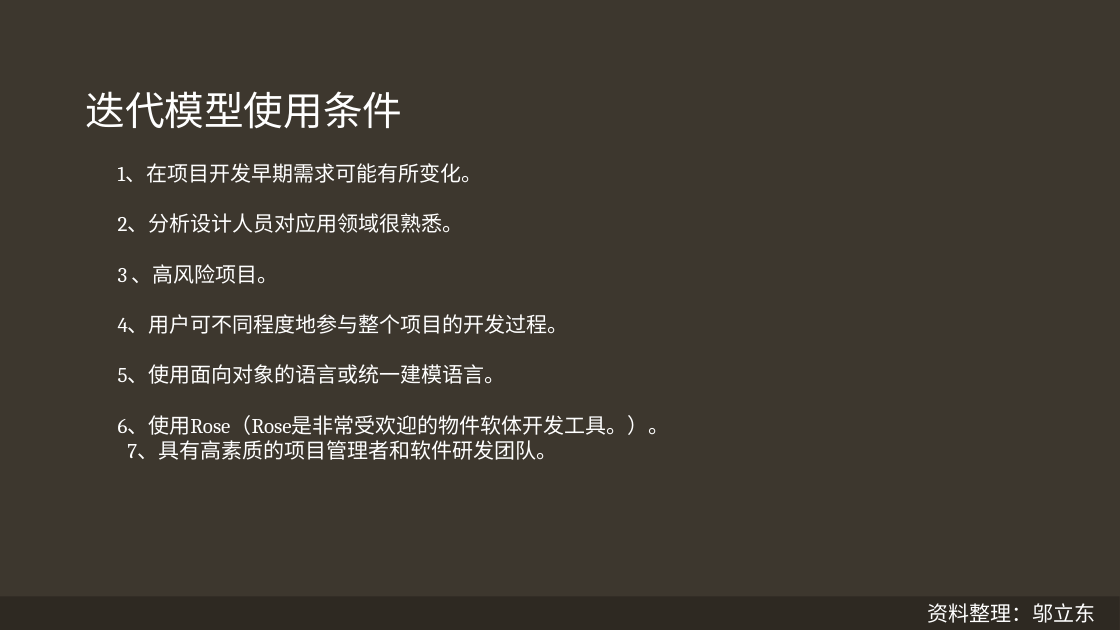
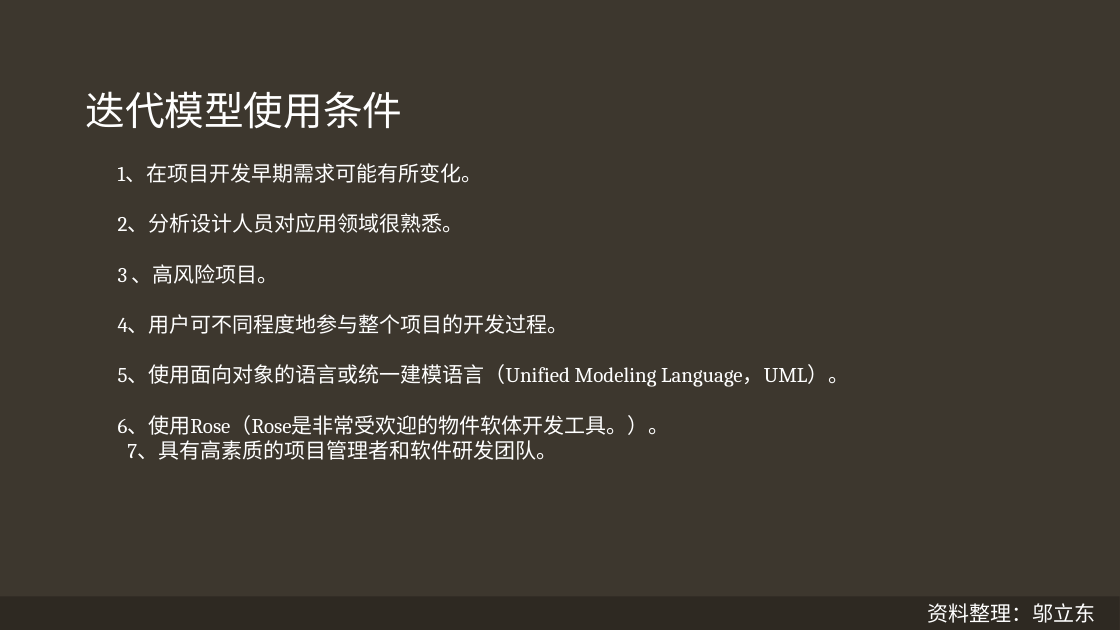
Before and after one commit to shangzhaoxiaozi/PRD-21, a slide deck: slide 6 of PRD21/迭代模型与RUP介绍.pptx. Drawn at 1120x630 pixels with LibreOffice and Linux fonts; fonts in the diff are those of the drawing. Boxes give left, top, right and bottom in pixels: in the first picture for what was removed or moved away, otherwise in the second. Text is boxed around its words. In the diff, an @@ line names an element or a change of style, - is before the commit and + after.

```diff
--- a/PRD21/迭代模型与RUP介绍.pptx
+++ b/PRD21/迭代模型与RUP介绍.pptx
@@ text at <box>118,364,849,387</box>: text changed @@
-5、使用面向对象的语言或统一建模语言。
+5、使用面向对象的语言或统一建模语言（Unified Modeling Language，UML）。
```
